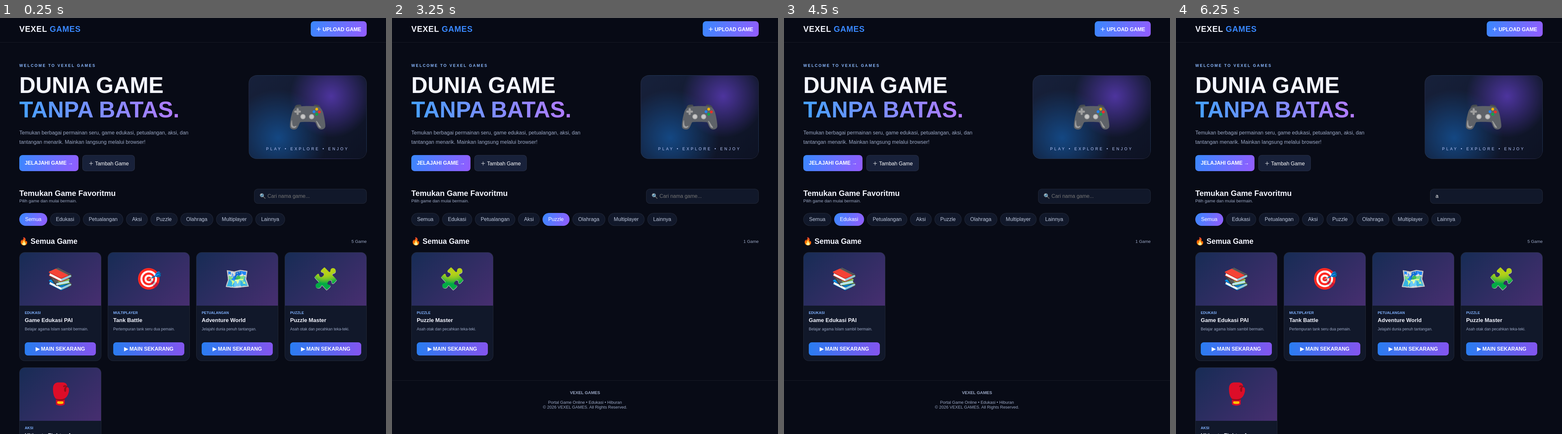
Above: before the commit, frames 1-4 (left to right).
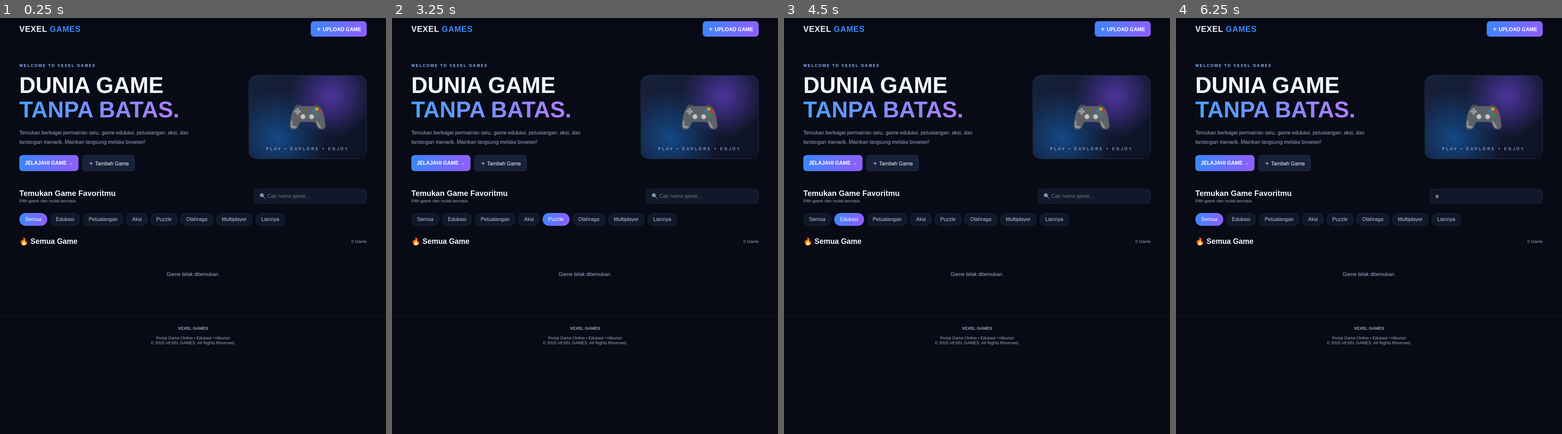
Above: after the commit, the same moments.

Repository: vexelkang-cell/gamepai
Game: browser game, page index.html
Two runs of this game, one before a commit and one after it. Both use one fixed random seed, a clock stepped at 60 frames per second and the inputs below.
Inputs (mouse positions are in pixels of both pictures, inside the frame that each line leads up to):
- Up to frame 1 (0.25 s): no input
- Up to frame 2 (3.25 s): click "＋ Tambah Game" at 1.27 s; click "Batal" at 1.87 s; click "Lainnya" at 2.02 s; click "Olahraga" at 2.47 s; click "Puzzle" at 3.07 s
- Up to frame 3 (4.5 s): click "JELAJAHI GAME →" at 3.67 s; click "Edukasi" at 4.27 s
- Up to frame 4 (6.25 s): click "Petualangan" at 4.52 s; click (1484, 196) at 4.87 s; type "s" at 4.87 s; tap Enter at 4.9, 6.1 s; click "Semua" at 5.47 s; click (1484, 196) at 6.07 s; type "a" at 6.07 s

The runs differ from the first frame. In frame 1, 17% of the frame differs, in the area x 5-95%, y 53-100%; in frame 2, 3.8%; in frame 3, 3.8%; in frame 4, 17%.
Error after the commit: TypeError: publishedGames is not iterable

Commit message:
feat: muat katalog game otomatis dari games.json

Diff:
--- a/index.html
+++ b/index.html
@@ -342,54 +342,25 @@
 let activeCategory = "Semua";
 let games = [];
 
-const sampleGames = [
-  {
-    name:"Game Edukasi PAI",
-    category:"Edukasi",
-    description:"Belajar agama Islam sambil bermain.",
-    image:"",
-    emoji:"📚",
-    url:"#"
-  },
-  {
-    name:"Tank Battle",
-    category:"Multiplayer",
-    description:"Pertempuran tank seru dua pemain.",
-    image:"",
-    emoji:"🎯",
-    url:"#"
-  },
-  {
-    name:"Adventure World",
-    category:"Petualangan",
-    description:"Jelajahi dunia penuh tantangan.",
-    image:"",
-    emoji:"🗺️",
-    url:"#"
-  },
-  {
-    name:"Puzzle Master",
-    category:"Puzzle",
-    description:"Asah otak dan pecahkan teka-teki.",
-    image:"",
-    emoji:"🧩",
-    url:"#"
-  },
-  {
-    name:"Ultimate Fighter Arena",
-    category:"Aksi",
-    description:"Game pertarungan dua pemain dengan karakter dan jurus spesial.",
-    image:"",
-    emoji:"🥊",
-    url:"games/game-baru/index.html"
-  }
-];
-
-function loadGames(){
-  try{
-    games = JSON.parse(localStorage.getItem("vexel_games") || "[]");
-  }catch(e){games=[]}
-  games = [...sampleGames,...games];
+async function loadGames(){
+  let publishedGames = [];
+  try {
+    const response = await fetch("./games.json?v=" + Date.now(), { cache: "no-store" });
+    if (!response.ok) throw new Error("Katalog game belum tersedia");
+    publishedGames = await response.json();
+  } catch (error) {
+    console.warn("Katalog otomatis belum berhasil dimuat:", error);
+  }
+
+  let localGames = [];
+  try {
+    localGames = JSON.parse(localStorage.getItem("vexel_games") || "[]");
+  } catch (e) {
+    localGames = [];
+  }
+
+  games = [...publishedGames, ...localGames];
+  renderGames();
 }
 
 function saveGames(){
